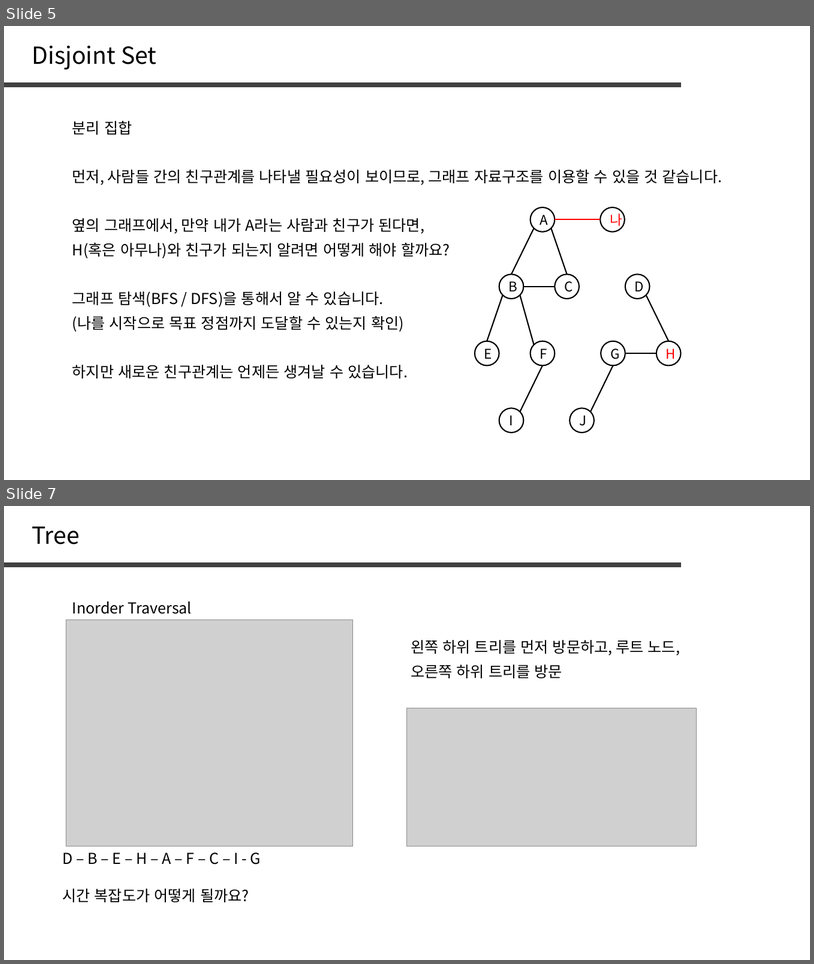
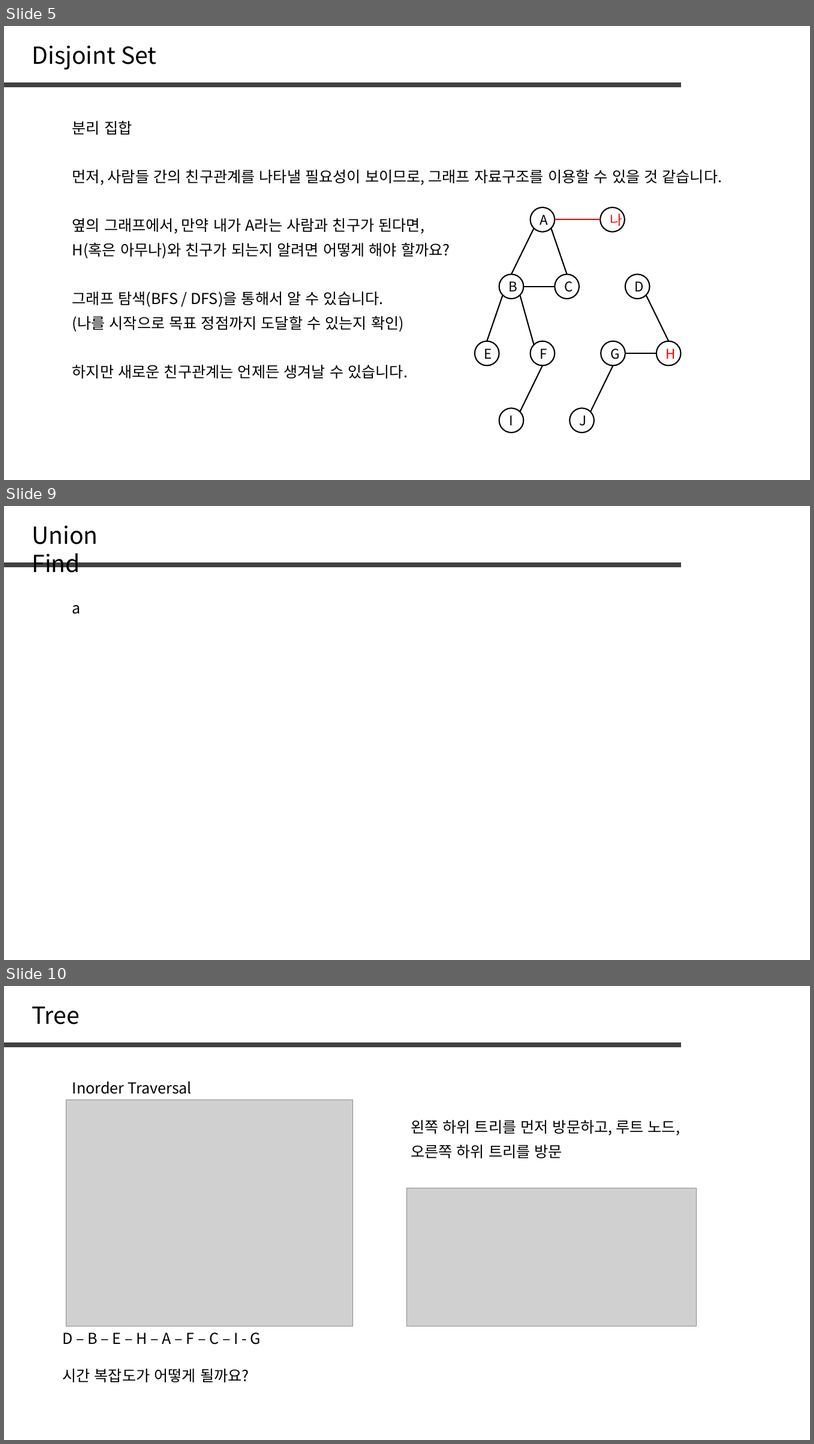
Before and after one commit to jaehoo1/PS-study, a slide deck: study/10_Disjoint Set.pptx. Shown one above the other, each under a label of ours: slides 5 and 7 before the commit, slides 5, 9 and 10 after it; the slides between them are not shown. The pictures are 814x964 and 814x1444 pixels, drawn with LibreOffice and Linux fonts; fonts in the diff are those of the drawing; grey boxes stand for pictures. Boxes give left, top, right and bottom in pixels: in the first picture for what was removed or moved away, otherwise in the second. Text is boxed around its words. In the diff, an @@ line names an element or a change of style, - is before the commit and + after.

```diff
--- a/study/10_Disjoint Set.pptx
+++ b/study/10_Disjoint Set.pptx
@@ slide 9 added at [4,506,810,960], background #FFFFFF @@
@@ text added at [32,525,98,573], 28 pt, text #000000 @@
+Union Find
@@ line added from (4, 565) to (681, 565), #404040 6 pt @@
@@ text added at [72,605,81,614], 18 pt, text #000000 @@
+a
@@ what was slide 7 is now slide 10 @@
```
Also in this commit, not shown: 2 slides changed, 2 other slides added.
